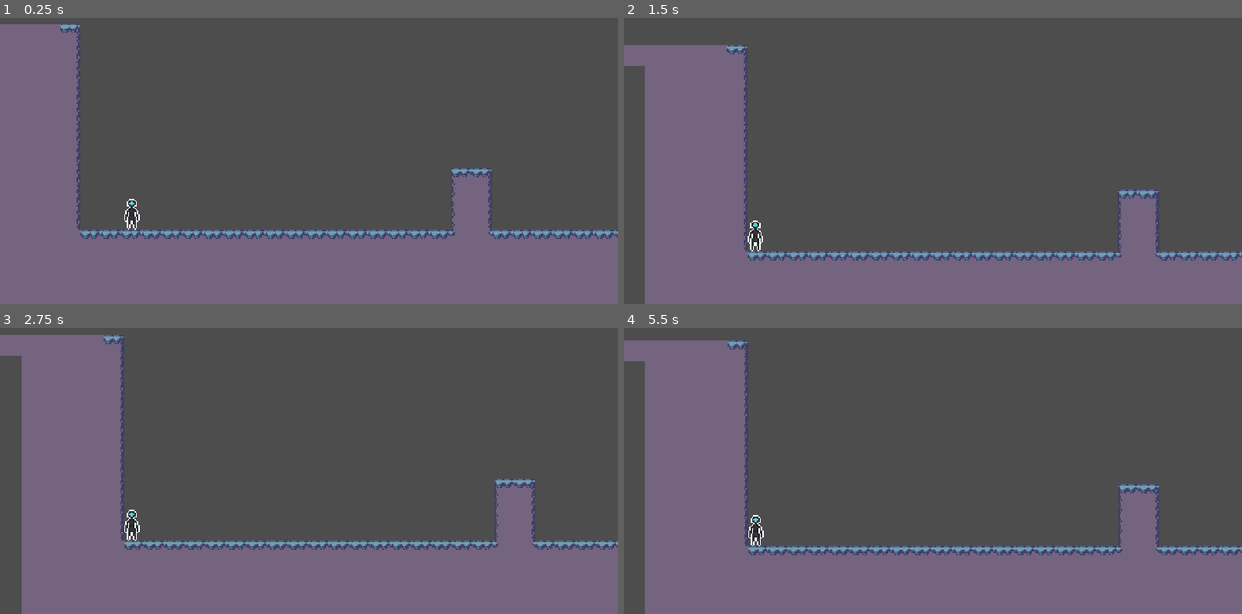
Above: before the commit, frames 1-4 (two rows, left to right).
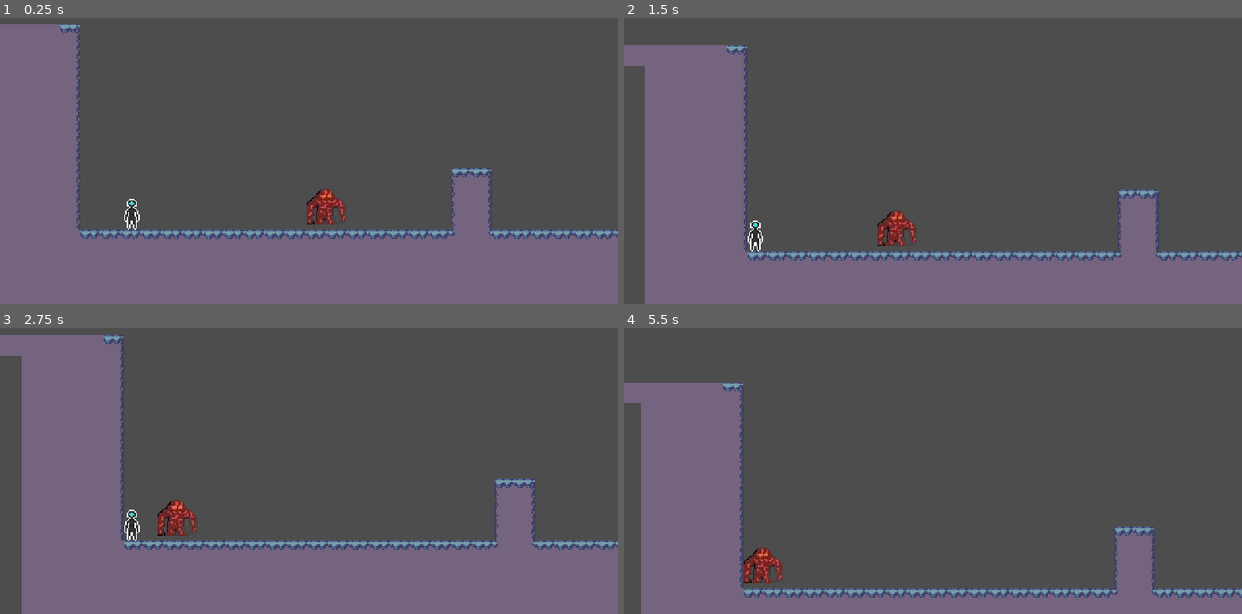
Above: after the commit, the same moments.

Repository: javsorbla/tfg-rotlc
Game: Godot game, scene res://scenes/Tutorial.tscn
Two runs of this game, one before a commit and one after it. Both use one fixed random seed, a clock stepped at 60 frames per second and the inputs below.
Inputs:
- Up to frame 1 (0.25 s): no input
- Up to frame 2 (1.5 s): hold Left (aim_left) 0.53-1.28 s; tap Space (jump) at 0.77 s; tap J (attack) at 0.8, 1.35 s
- Up to frame 3 (2.75 s): tap Space (jump) at 1.52 s; tap Shift (dash) at 1.55, 2.1 s; hold Left (aim_left) from 2.03 s (still down)
- Up to frame 4 (5.5 s): release Left (aim_left) at 2.78 s; tap Down (aim_down) at 2.85 s; tap Space (jump) at 3.02, 3.77, 4.52 s; tap J (attack) at 3.05, 5.3 s; hold Left (aim_left) 3.53-4.28 s; tap Shift (dash) at 3.8 s; tap Right (aim_right) at 4.35 s; tap Left (aim_left) at 4.55 s; hold Up (aim_up) from 5.03 s (still down)

The runs differ from the first frame. In frame 1, 0.5% of the frame differs, in the area x 49-56%, y 59-73%; in frame 2, 0.5%; in frame 3, 0.5%; in frame 4, 18%, in the area x 0-100%, y 4-100%.

Commit message:
feat: añadir sistema de vida y daño con enemigo de prueba

Diff:
--- /dev/null
+++ b/Juego/enemies/common/EnemigoPrueba.tscn
@@ -0,0 +1,40 @@
+[gd_scene load_steps=6 format=3 uid="uid://cliq12pggr3gh"]
+
+[ext_resource type="Script" path="res://enemies/common/enemigo_prueba.gd" id="1_uq43k"]
+[ext_resource type="Texture2D" uid="uid://b40vapp2ahrik" path="res://assets/enemies/bosses/boss2.png" id="2_1j4ed"]
+
+[sub_resource type="CircleShape2D" id="CircleShape2D_4irt1"]
+radius = 17.0
+
+[sub_resource type="SpriteFrames" id="SpriteFrames_dnwrc"]
+animations = [{
+"frames": [{
+"duration": 1.0,
+"texture": ExtResource("2_1j4ed")
+}],
+"loop": true,
+"name": &"default",
+"speed": 5.0
+}]
+
+[sub_resource type="CircleShape2D" id="CircleShape2D_xf73q"]
+radius = 17.2627
+
+[node name="EnemigoPrueba" type="CharacterBody2D"]
+script = ExtResource("1_uq43k")
+
+[node name="CollisionShape2D" type="CollisionShape2D" parent="."]
+position = Vector2(2, 2)
+shape = SubResource("CircleShape2D_4irt1")
+debug_color = Color(0.635798, 0.341328, 1, 0.42)
+
+[node name="AnimatedSprite2D" type="AnimatedSprite2D" parent="."]
+position = Vector2(1, -1)
+sprite_frames = SubResource("SpriteFrames_dnwrc")
+
+[node name="EnemyHitbox" type="Area2D" parent="." groups=["enemy_hitbox"]]
+monitoring = false
+
+[node name="CollisionShape2D" type="CollisionShape2D" parent="EnemyHitbox"]
+position = Vector2(2, 2)
+shape = SubResource("CircleShape2D_xf73q")
--- /dev/null
+++ b/Juego/enemies/common/enemigo_prueba.gd
@@ -0,0 +1,32 @@
+extends CharacterBody2D
+
+const SPEED = 60.0
+const MAX_HEALTH = 1
+
+var current_health = MAX_HEALTH
+var player = null
+
+func _ready():
+	# Buscar al jugador en la escena
+	player = get_tree().get_first_node_in_group("player")
+
+func _physics_process(delta):
+	if not is_on_floor():
+		velocity += get_gravity() * delta
+
+	if player:
+		# Moverse hacia el jugador en línea recta
+		var direction = sign(player.global_position.x - global_position.x)
+		velocity.x = direction * SPEED
+		# Voltear sprite según dirección
+		$AnimatedSprite2D.flip_h = direction < 0
+
+	move_and_slide()
+
+func take_damage(amount: int):
+	current_health -= amount
+	if current_health <= 0:
+		die()
+
+func die():
+	queue_free()  # elimina el enemigo de la escena
--- a/Juego/player/Player.tscn
+++ b/Juego/player/Player.tscn
@@ -35,7 +35,11 @@
 [sub_resource type="RectangleShape2D" id="RectangleShape2D_qxcp4"]
 size = Vector2(14, 20)
 
-[node name="Player" type="CharacterBody2D"]
+[sub_resource type="CapsuleShape2D" id="CapsuleShape2D_8uifa"]
+radius = 6.0
+height = 24.0
+
+[node name="Player" type="CharacterBody2D" groups=["player"]]
 script = ExtResource("1_por4q")
 
 [node name="CollisionShape2D" type="CollisionShape2D" parent="."]
@@ -47,8 +51,19 @@
 animation = &"jump"
 
 [node name="AttackHitbox" type="Area2D" parent="."]
+monitoring = false
 monitorable = false
 
 [node name="CollisionShape2D" type="CollisionShape2D" parent="AttackHitbox"]
 position = Vector2(0, 1)
 shape = SubResource("RectangleShape2D_qxcp4")
+
+[node name="Hurtbox" type="Area2D" parent="."]
+
+[node name="CollisionShape2D" type="CollisionShape2D" parent="Hurtbox"]
+position = Vector2(0, 1)
+shape = SubResource("CapsuleShape2D_8uifa")
+debug_color = Color(0.8778, 0.31399, 0.357215, 0.42)
+
+[connection signal="area_entered" from="AttackHitbox" to="." method="_on_attack_hitbox_area_entered"]
+[connection signal="area_entered" from="Hurtbox" to="." method="_on_hurtbox_area_entered"]
--- a/Juego/player/player.gd
+++ b/Juego/player/player.gd
@@ -11,6 +11,10 @@
 const ATTACK_DURATION = 0.3
 const HITBOX_OFFSET_X = 14
 const HITBOX_OFFSET_Y = 22
+
+# Constantes de vida
+const MAX_HEALTH = 3
+const INVINCIBILITY_DURATION = 1.0
 
 # Variables de movimiento
 var can_double_jump = false
@@ -28,6 +32,18 @@
 var last_direction = 1
 @onready var hitbox = $AttackHitbox
 
+# Variables de vida
+var current_health = 3
+var is_invincible = false
+var invincibility_timer = 0.0
+var spawn_position = Vector2.ZERO
+@onready var hurtbox = $Hurtbox
+
+func _ready():
+	hitbox.monitoring = false
+	hitbox.visible = false
+	spawn_position = global_position
+
 func _physics_process(delta: float) -> void:
 
 	if dash_cooldown_timer > 0:
@@ -44,6 +60,8 @@
 			is_dashing = false
 			velocity.y = 0
 			velocity.x = dash_direction * SPEED * 0.2
+			if not is_invincible:
+				hurtbox.monitorable = true
 		else:
 			velocity.x = dash_direction * DASH_SPEED
 			move_and_slide()
@@ -69,6 +87,7 @@
 	# Dash
 	if Input.is_action_just_pressed("dash") and can_dash:
 		is_dashing = true
+		hurtbox.monitorable = false
 		dash_timer = DASH_DURATION
 		dash_cooldown_timer = DASH_COOLDOWN
 		if not is_on_floor():
@@ -93,6 +112,7 @@
 
 	move_and_slide()
 	_handle_attack(delta)
+	_handle_invincibility(delta)
 	_update_animation()
 
 func _update_animation():
@@ -130,8 +150,45 @@
 			hitbox.position = Vector2(0, HITBOX_OFFSET_Y)
 		elif Input.is_action_pressed("aim_left"):
 			hitbox.position = Vector2(-HITBOX_OFFSET_X, 0)
-			print("hitbox position: ", hitbox.position)
 		elif Input.is_action_pressed("aim_right"):
 			hitbox.position = Vector2(HITBOX_OFFSET_X, 0)
 		else:
 			hitbox.position = Vector2(HITBOX_OFFSET_X * last_direction, 0)
+
+func take_damage(amount: int):
+	if is_invincible:
+		return
+	current_health -= amount
+	is_invincible = true
+	invincibility_timer = INVINCIBILITY_DURATION
+	if current_health <= 0:
+		die()
+
+func die():
+	current_health = MAX_HEALTH
+	is_invincible = false
+	hurtbox.monitorable = true
+	$AnimatedSprite2D.visible = true
+	# Reaparecer al inicio del nivel
+	global_position = spawn_position
+
+func _handle_invincibility(delta):
+	if is_invincible:
+		invincibility_timer -= delta
+		hurtbox.monitorable = false  # desactivado mientras es invencible
+		# Parpadeo visual
+		$AnimatedSprite2D.visible = not $AnimatedSprite2D.visible if fmod(invincibility_timer, 0.2) < 0.1 else true
+		if invincibility_timer <= 0:
+			is_invincible = false
+			hurtbox.monitorable = true  # reactivar al terminar
+			$AnimatedSprite2D.visible = true
+
+
+func _on_hurtbox_area_entered(area: Area2D) -> void:
+	if area.is_in_group("enemy_hitbox"):
+		take_damage(1)
+
+
+func _on_attack_hitbox_area_entered(area: Area2D) -> void:
+	if area.is_in_group("enemy_hitbox"):
+		area.get_parent().take_damage(1)
--- a/Juego/scenes/Tutorial.tscn
+++ b/Juego/scenes/Tutorial.tscn
@@ -1,7 +1,8 @@
-[gd_scene load_steps=5 format=4 uid="uid://bmmg7n8gcdsue"]
+[gd_scene load_steps=6 format=4 uid="uid://bmmg7n8gcdsue"]
 
 [ext_resource type="PackedScene" uid="uid://msgn8vkyft75" path="res://player/Player.tscn" id="1_74p10"]
 [ext_resource type="Texture2D" uid="uid://dfevusenu4qc8" path="res://assets/tilesets/Gray_Tile_Terrain (16 x 16).png" id="1_whyj1"]
+[ext_resource type="PackedScene" uid="uid://cliq12pggr3gh" path="res://enemies/common/EnemigoPrueba.tscn" id="3_imns1"]
 
 [sub_resource type="TileSetAtlasSource" id="TileSetAtlasSource_i6t85"]
 texture = ExtResource("1_whyj1")
@@ -204,3 +205,6 @@
 [node name="Camera2D" type="Camera2D" parent="Player"]
 position = Vector2(138, -60)
 position_smoothing_enabled = true
+
+[node name="EnemigoPrueba" parent="." instance=ExtResource("3_imns1")]
+position = Vector2(0, 37)
Binary file added: Juego/assets/enemies/bosses/boss2.png
Not shown, added: Juego/assets/enemies/bosses/boss2.png.import
Not shown: 1 places in Juego/player/Player.tscn that only renumber resources
